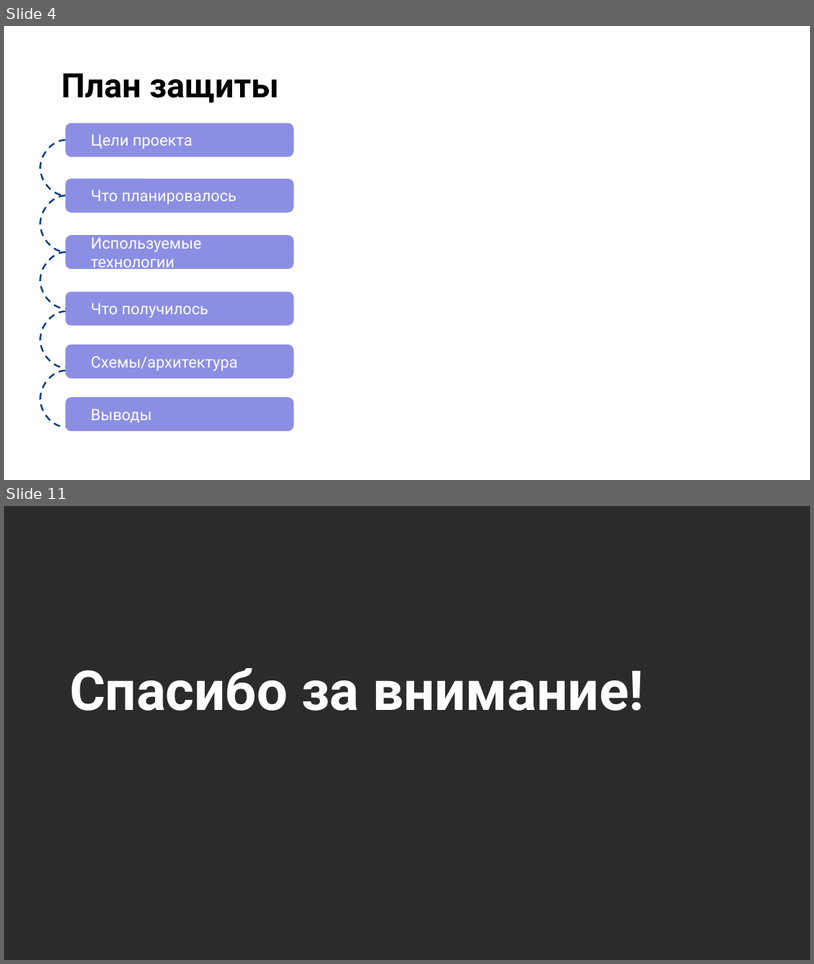
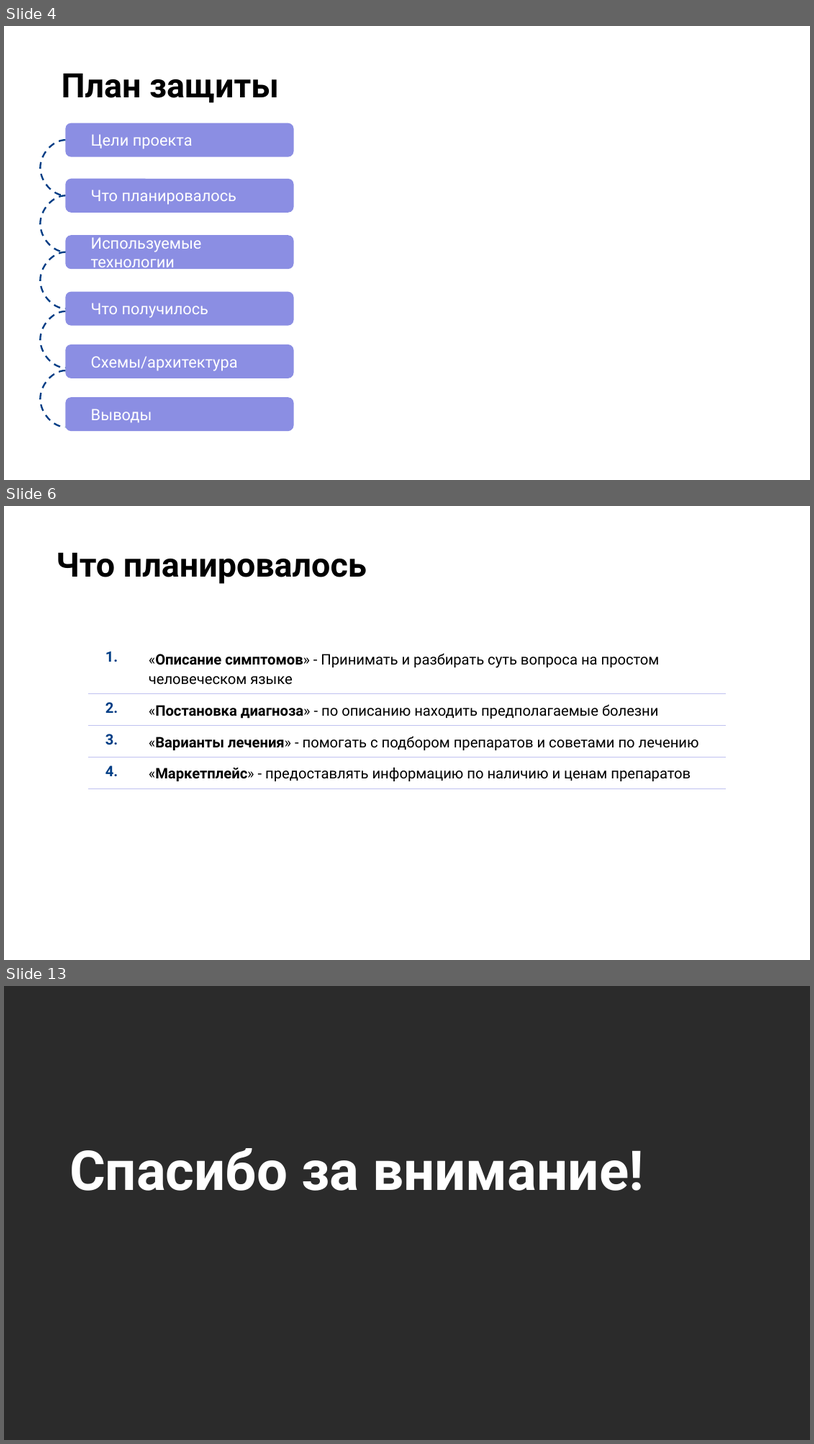
Before and after one commit to kochnevd/course-microservices, a slide deck: course-project/materials/Защита проекта.pptx. Shown one above the other, each under a label of ours: slides 4 and 11 before the commit, slides 4, 6 and 13 after it; the slides between them are not shown. The pictures are 814x964 and 814x1444 pixels, drawn with LibreOffice and Linux fonts; fonts in the diff are those of the drawing; background and template pictures are left out; a plain dark background stands for a picture behind light text. Boxes give left, top, right and bottom in pixels: in the first picture for what was removed or moved away, otherwise in the second. Text is boxed around its words. In the diff, an @@ line names an element or a change of style, - is before the commit and + after.

```diff
--- a/course-project/materials/Защита проекта.pptx
+++ b/course-project/materials/Защита проекта.pptx
@@ slide 6 added at [4, 506, 810, 960], background picture (left out) @@
@@ title added at [56, 552, 367, 584], 30 pt, text #000000, bold @@
+Что планировалось
@@ table added at [88, 643, 727, 787], 4 rows, 2 columns @@
+1. | «Описание симптомов» - Принимать и разбирать суть вопроса на простом человеческом языке
+2. | «Постановка диагноза» - по описанию находить предполагаемые болезни
+3. | «Варианты лечения» - помогать с подбором препаратов и советами по лечению
+4. | «Маркетплейс» - предоставлять информацию по наличию и ценам препаратов
@@ what was slide 11 is now slide 13 @@
```
Also in this commit, not shown: 1 slide changed, 7 other slides added, 13 slides removed.
